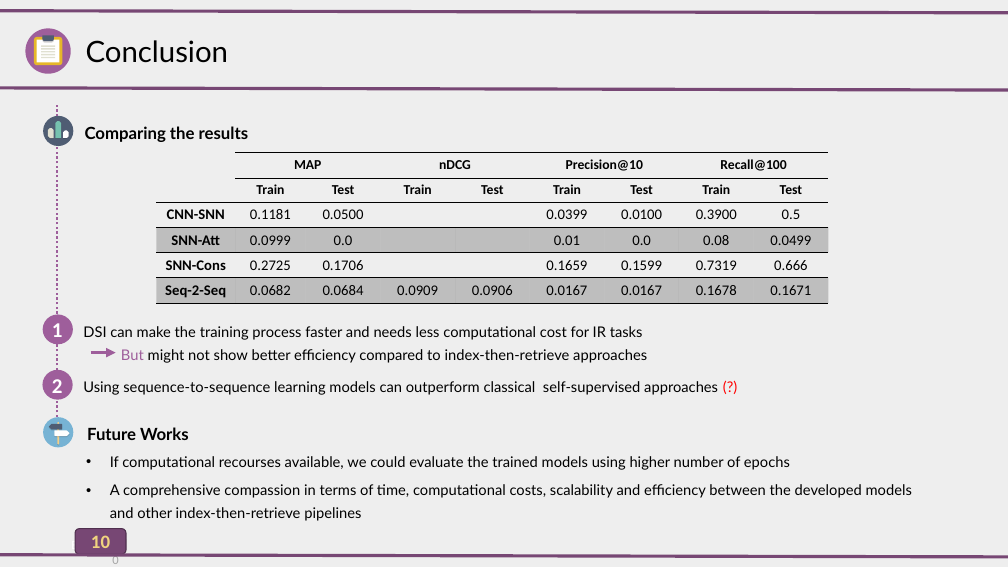
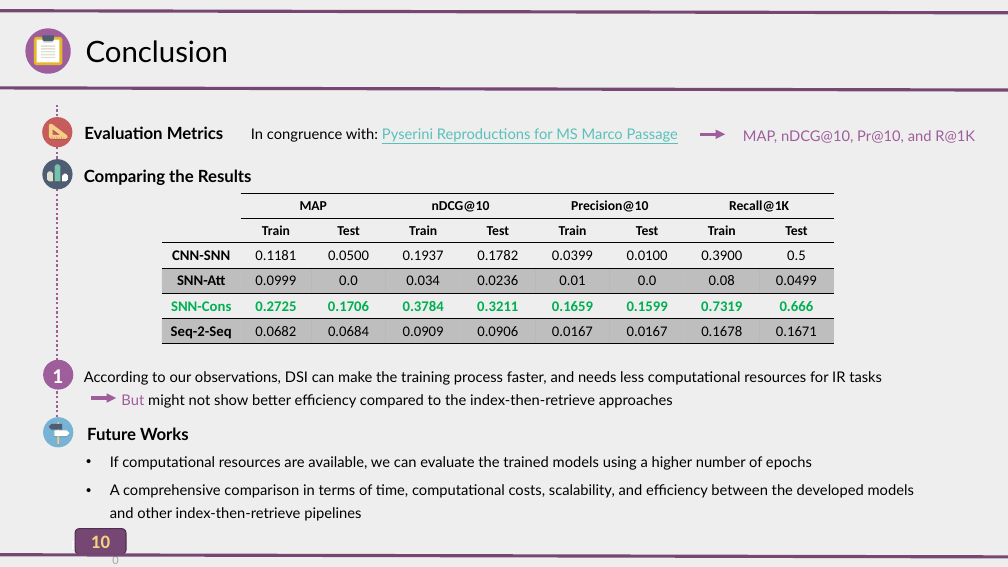
Before and after one commit to AlirezaAccelerates/IR_DSI_project, a slide deck: slide 10 of D/[P] Information Retrieval Project.pptx. Drawn at 1008x567 pixels with LibreOffice and Linux fonts; fonts in the diff are those of the drawing. Boxes give left, top, right and bottom in pixels: in the first picture for what was removed or moved away, otherwise in the second. Text is boxed around its words. In the diff, an @@ line names an element or a change of style, - is before the commit and + after.

```diff
--- a/D/[P] Information Retrieval Project.pptx
+++ b/D/[P] Information Retrieval Project.pptx
@@ group added at <box>42,117,73,147</box>: 8 freeform shapes, 1 ellipse @@
@@ text added at <box>84,126,224,139</box>, 16 pt, text #000000, bold @@
+Evaluation Metrics
@@ text added at <box>251,128,678,142</box>, 14 pt, text #58C1BA, underline @@
+In congruence with: Pyserini Reproductions for MS Marco Passage
@@ arrow added from (700, 135) to (725, 135), #9E5E9B 3 pt @@
@@ text added at <box>743,130,975,143</box>, 14 pt, text #9E5E9B @@
+MAP, nDCG@10, Pr@10, and R@1K
@@ text at <box>84,169,252,185</box>: text changed @@
-Comparing the results
+Comparing the Results
@@ table at <box>162,194,835,343</box> @@
-row 1, column 4: nDCG
+row 1, column 4: nDCG@10
-row 1, column 8: Recall@100
+row 1, column 8: Recall@1K
-row 3, column 4: 
+row 3, column 4: 0.1937
-row 3, column 5: 
+row 3, column 5: 0.1782
-row 4, column 4: 
+row 4, column 4: 0.034
-row 4, column 5: 
+row 4, column 5: 0.0236
-row 5, column 4: 
+row 5, column 4: 0.3784
-row 5, column 5: 
+row 5, column 5: 0.3211
@@ text colour #000000 to #00B050 in "SNN-Cons", "0.2725", "0.1706", "0.1659" and 3 more places @@
@@ bold on in "0.2725", "0.1706", "0.1659", "0.1599" and 2 more places @@
@@ table: place and size @@
-table at <box>157,153,830,302</box>
+table at <box>162,194,835,343</box>
@@ ellipse removed at <box>42,370,73,400</box> @@
@@ text removed at <box>52,379,63,393</box> @@
-2
@@ text removed at <box>83,381,718,395</box> @@
-Using sequence-to-sequence learning models can outperform classical self-supervised approaches (?)
@@ text at <box>84,371,882,408</box>: text changed @@
-DSI can make the training process faster and needs less computational cost for IR tasks
-But might not show better efficiency compared to index-then-retrieve approaches
+According to our observations, DSI can make the training process faster, and needs less computational resources for IR tasks
+But might not show better efficiency compared to the index-then-retrieve approaches
@@ 6 freeform shapes, 2 ellipses, 1 text, 1 arrow: place and size @@
-6 freeform shapes, 2 ellipses, 1 text, 1 arrow at <box>42,116,116,352</box>
+6 freeform shapes, 2 ellipses, 1 text, 1 arrow at <box>42,160,116,398</box>
@@ text at <box>110,456,812,470</box>: text changed @@
-• If computational recourses available, we could evaluate the trained models using higher number of epochs
+• If computational resources are available, we can evaluate the trained models using a higher number of epochs
@@ text at <box>110,484,914,521</box>: text changed @@
-• A comprehensive compassion in terms of time, computational costs, scalability and efficiency between the developed models and other index-then-retrieve pipelines
+• A comprehensive comparison in terms of time, computational costs, scalability, and efficiency between the developed models and other index-then-retrieve pipelines
```
Also in this commit, not shown: 8 other slides changed, 1 other file.
